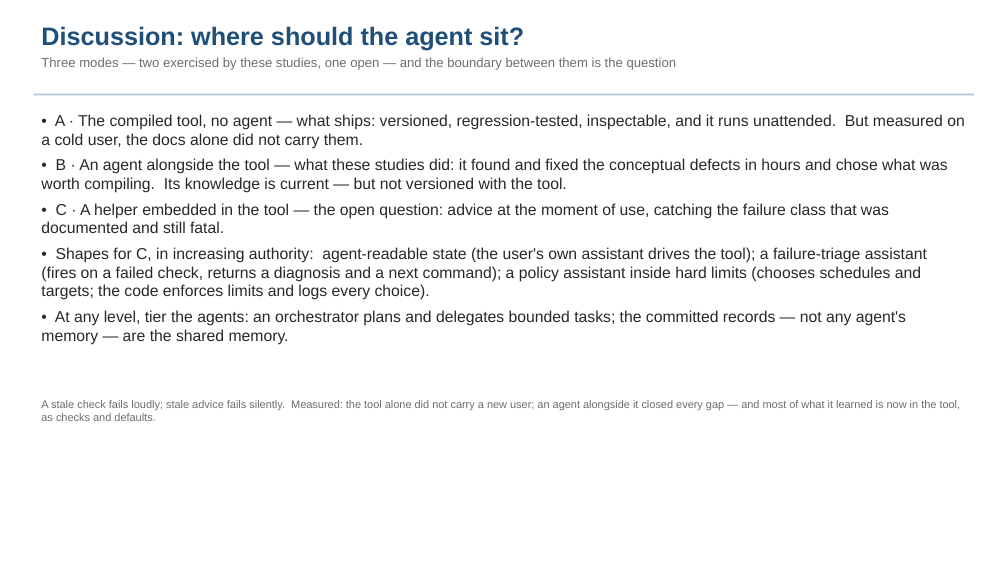
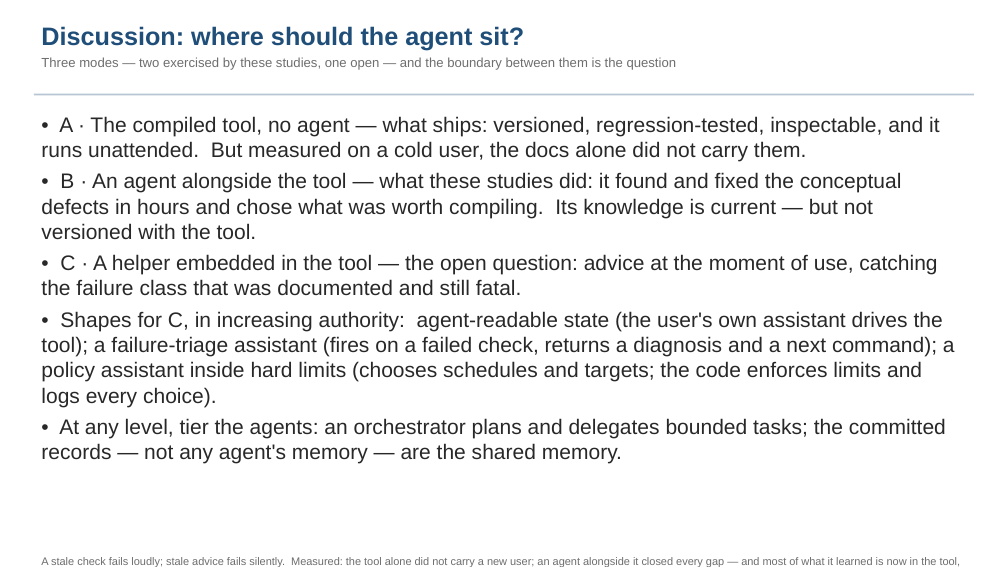
Before and after one commit to nasa-jpl/macos, a slide deck: slide 30 of demo_session/deck_keysight.pptx. Drawn at 1008x567 pixels with LibreOffice and Linux fonts; fonts in the diff are those of the drawing. Boxes give left, top, right and bottom in pixels: in the first picture for what was removed or moved away, otherwise in the second. Text is boxed around its words. In the diff, an @@ line names an element or a change of style, - is before the commit and + after.

```diff
--- a/demo_session/deck_keysight.pptx
+++ b/demo_session/deck_keysight.pptx
@@ text "• A · The compiled ..." at [41, 116, 955, 464]: size 15 to 20 pt @@
@@ text "A stale check fails loudly; ..." rewrapped from [41, 400, 961, 421] to [41, 557, 961, 567] @@
```
Also in this commit, not shown: 9 other slides changed, 3 other files.
